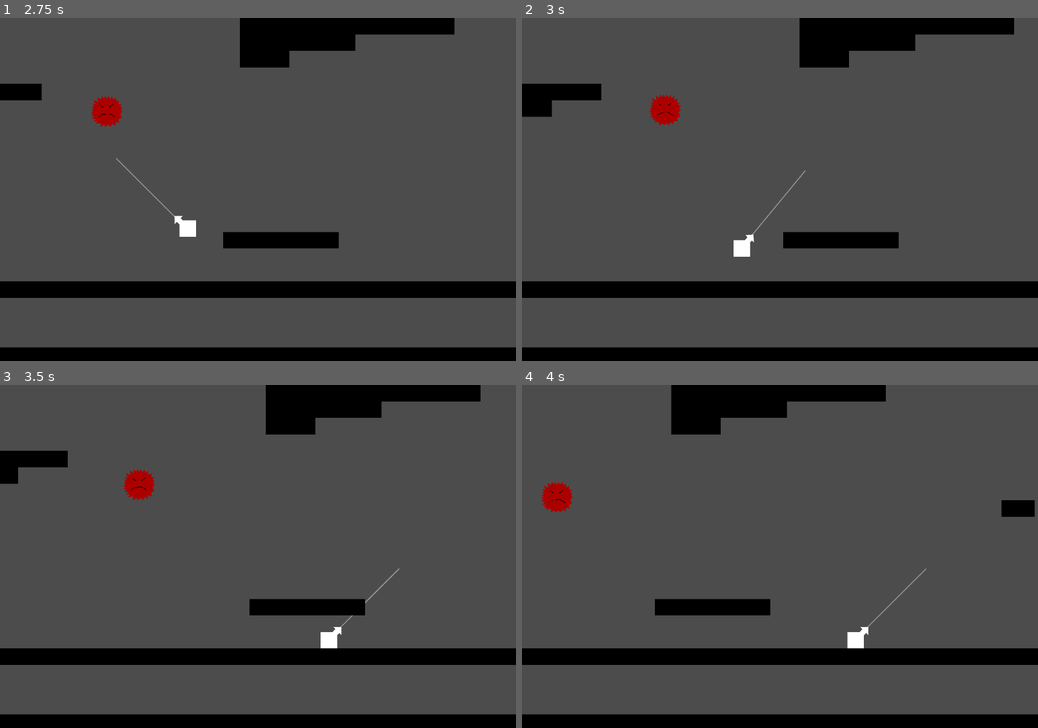
Above: before the commit, frames 1-4 (two rows, left to right).
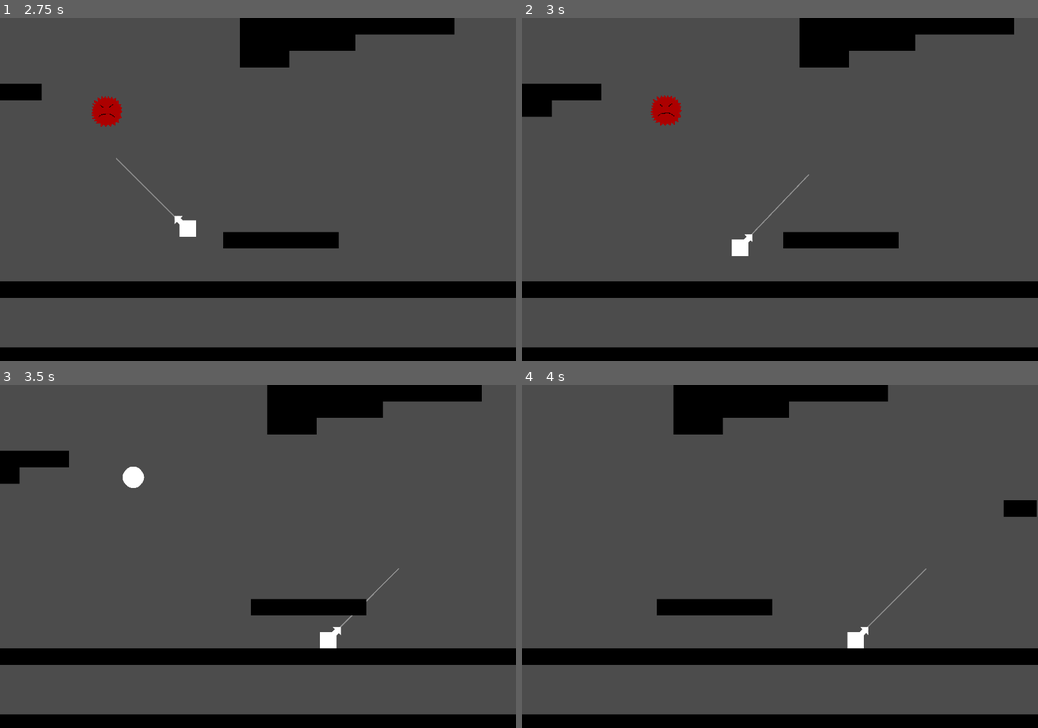
Above: after the commit, the same moments.

Repository: cjsweeten101/dws
Game: Godot game, scene res://Levels/TestingLevel.tscn
The game is run twice, just before and just after one commit, with the same random seed, the same clock (stepped at 60 frames per second) and the same inputs.
Inputs:
- Up to frame 1 (2.75 s): tap Enter (action) at 0.5, 0.6, 1.35, 2.1 s; hold D (right) 0.53-2.03 s; hold A (left) from 2.03 s (still down)
- Up to frame 2 (3 s): release A (left) at 2.78 s; hold D (right) from 2.78 s (still down); tap Enter (action) at 2.85 s
- Up to frame 3 (3.5 s): keep holding D (right)
- Up to frame 4 (4 s): keep holding D (right); tap Enter (action) at 3.6 s

Frame 1 is identical in both runs. In frame 2, 0.2% of the frame differs, in the area x 24-56%, y 22-70%; in frame 3, 0.6%, in the area x 3-94%, y 0-77%; in frame 4, 0.6%.

Commit message:
spiky shake then explode

Diff:
--- a/Enemies/SpikyFloaty.gd
+++ b/Enemies/SpikyFloaty.gd
@@ -10,6 +10,7 @@
 var acceleration = 75
 var proximity_tile_pos
 var dir
+var grappled = false
 
 #Need this boy to roam around randomly.
 #Basic Implemantion with a timer?
@@ -25,7 +26,8 @@
 	randomize()
 
 func _physics_process(delta):
-	move(delta)
+	if !grappled:
+		move(delta)
 
 func move(delta):
 	if $PauseTimer.is_stopped():
@@ -92,3 +94,12 @@
 func _on_Area2D_body_exited(body):
 	if body.is_in_group("tiles"):
 		proximity_tile_pos = null
+
+#Idea, pause when grappled.  Then shake a bit (anim), then explode (anim)
+func grapple_hit():
+	$AnimationPlayer.play("shake_anim")
+	grappled = true
+	current_speed = Vector2(0,0)
+
+func explode():
+	$AnimationPlayer.play("explosion_anim")
--- a/Enemies/SpikyFloaty.tscn
+++ b/Enemies/SpikyFloaty.tscn
@@ -1,19 +1,24 @@
-[gd_scene load_steps=5 format=2]
+[gd_scene load_steps=8 format=2]
 
 [ext_resource path="res://Enemies/SpikyFloaty.gd" type="Script" id=1]
 [ext_resource path="res://Enemies/temp_spiky_floaty.png" type="Texture" id=2]
+[ext_resource path="res://Enemies/explosion_temp.png" type="Texture" id=3]
+[ext_resource path="res://Enemies/explosion_anim.tres" type="Animation" id=4]
+[ext_resource path="res://Enemies/shake_anim.tres" type="Animation" id=5]
 
-[sub_resource type="CircleShape2D" id=1]
+[sub_resource type="CircleShape2D" id=3]
 
 custom_solver_bias = 0.0
-radius = 43.0116
+radius = 44.0454
 
 [sub_resource type="CircleShape2D" id=2]
 
 custom_solver_bias = 0.0
 radius = 93.6483
 
-[node name="SpikyFloaty" type="KinematicBody2D"]
+[node name="SpikyFloaty" type="KinematicBody2D" index="0" groups=[
+"enemies",
+]]
 
 input_pickable = false
 collision_layer = 4
@@ -26,11 +31,11 @@
 
 scale = Vector2( 1.4, 1.4 )
 texture = ExtResource( 2 )
-_sections_unfolded = [ "Transform" ]
+_sections_unfolded = [ "Transform", "Visibility" ]
 
 [node name="CollisionShape2D" type="CollisionShape2D" parent="." index="1"]
 
-shape = SubResource( 1 )
+shape = SubResource( 3 )
 
 [node name="MoveTimer" type="Timer" parent="." index="2"]
 
@@ -61,6 +66,24 @@
 
 shape = SubResource( 2 )
 
+[node name="ExplosionSprite" type="Sprite" parent="." index="5"]
+
+visible = false
+scale = Vector2( 1.5, 1.5 )
+texture = ExtResource( 3 )
+_sections_unfolded = [ "Transform", "Visibility" ]
+
+[node name="AnimationPlayer" type="AnimationPlayer" parent="." index="6"]
+
+root_node = NodePath("..")
+autoplay = ""
+playback_process_mode = 1
+playback_default_blend_time = 0.0
+playback_speed = 1.0
+anims/explosion_anim = ExtResource( 4 )
+anims/shake_anim = ExtResource( 5 )
+blend_times = [  ]
+
 [connection signal="timeout" from="MoveTimer" to="." method="_on_MoveTimer_timeout"]
 
 [connection signal="timeout" from="PauseTimer" to="." method="_on_PauseTimer_timeout"]
--- /dev/null
+++ b/Enemies/explosion_anim.tres
@@ -0,0 +1,58 @@
+[gd_resource type="Animation" format=2]
+
+[resource]
+
+resource_name = "explosion_anim"
+length = 0.2
+loop = false
+step = 0.1
+tracks/0/type = "value"
+tracks/0/path = NodePath("ExplosionSprite:scale")
+tracks/0/interp = 1
+tracks/0/loop_wrap = true
+tracks/0/imported = false
+tracks/0/enabled = true
+tracks/0/keys = {
+"times": PoolRealArray( 0, 0.1, 0.2 ),
+"transitions": PoolRealArray( 1, 1, 1 ),
+"update": 0,
+"values": [ Vector2( 0.25, 0.25 ), Vector2( 0.7, 0.7 ), Vector2( 1.5, 1.5 ) ]
+}
+tracks/1/type = "value"
+tracks/1/path = NodePath("Sprite:visible")
+tracks/1/interp = 1
+tracks/1/loop_wrap = true
+tracks/1/imported = false
+tracks/1/enabled = true
+tracks/1/keys = {
+"times": PoolRealArray( 0 ),
+"transitions": PoolRealArray( 1 ),
+"update": 1,
+"values": [ false ]
+}
+tracks/2/type = "value"
+tracks/2/path = NodePath("ExplosionSprite:visible")
+tracks/2/interp = 1
+tracks/2/loop_wrap = true
+tracks/2/imported = false
+tracks/2/enabled = true
+tracks/2/keys = {
+"times": PoolRealArray( 0 ),
+"transitions": PoolRealArray( 1 ),
+"update": 1,
+"values": [ true ]
+}
+tracks/3/type = "method"
+tracks/3/path = NodePath(".")
+tracks/3/interp = 1
+tracks/3/loop_wrap = true
+tracks/3/imported = false
+tracks/3/enabled = true
+tracks/3/keys = {
+"times": PoolRealArray( 0.2 ),
+"transitions": PoolRealArray( 1 ),
+"values": [ {
+"args": [  ],
+"method": "queue_free"
+} ]
+}
--- /dev/null
+++ b/Enemies/shake.tres
@@ -0,0 +1,20 @@
+[gd_resource type="Animation" format=2]
+
+[resource]
+
+resource_name = "shake"
+length = 0.5
+loop = false
+step = 0.1
+tracks/0/type = "value"
+tracks/0/path = NodePath("Sprite:position")
+tracks/0/interp = 1
+tracks/0/loop_wrap = true
+tracks/0/imported = false
+tracks/0/enabled = true
+tracks/0/keys = {
+"times": PoolRealArray( 0, 0.1, 0.2, 0.3, 0.4, 0.5 ),
+"transitions": PoolRealArray( 1, 1, 1, 1, 1, 1 ),
+"update": 0,
+"values": [ Vector2( 0, 0 ), Vector2( 1, 0 ), Vector2( 0, 0 ), Vector2( 1, 0 ), Vector2( 0, 0 ), Vector2( 1, 0 ) ]
+}
--- /dev/null
+++ b/Enemies/shake_anim.tres
@@ -0,0 +1,34 @@
+[gd_resource type="Animation" format=2]
+
+[resource]
+
+resource_name = "shake_anim"
+length = 0.5
+loop = false
+step = 0.1
+tracks/0/type = "value"
+tracks/0/path = NodePath("Sprite:position")
+tracks/0/interp = 1
+tracks/0/loop_wrap = true
+tracks/0/imported = false
+tracks/0/enabled = true
+tracks/0/keys = {
+"times": PoolRealArray( 0, 0.1, 0.2, 0.3, 0.4, 0.5 ),
+"transitions": PoolRealArray( 1, 1, 1, 1, 1, 1 ),
+"update": 0,
+"values": [ Vector2( -4, 0 ), Vector2( 4, 0 ), Vector2( -4, 0 ), Vector2( 4, 0 ), Vector2( -4, 0 ), Vector2( 4, 0 ) ]
+}
+tracks/1/type = "method"
+tracks/1/path = NodePath(".")
+tracks/1/interp = 1
+tracks/1/loop_wrap = true
+tracks/1/imported = false
+tracks/1/enabled = true
+tracks/1/keys = {
+"times": PoolRealArray( 0.5 ),
+"transitions": PoolRealArray( 1 ),
+"values": [ {
+"args": [  ],
+"method": "explode"
+} ]
+}
--- a/Player/Player.gd
+++ b/Player/Player.gd
@@ -49,6 +49,8 @@
 	if Input.is_action_just_pressed("action") and !grappled and grapple_cooled_down:
 		#If grapple collides with _anything_ grapple that shit
 		if $GrappleCast.is_colliding():
+			if $GrappleCast.get_collider().is_in_group("enemies"):
+				$GrappleCast.get_collider().grapple_hit()
 			set_grappled(true)
 		else:
 			draw_miss()
@@ -106,7 +108,8 @@
 func check_for_break():
 	if $GrappleCast.is_colliding():
 		if $GrappleCast.get_collision_point().round() != grapple_point.round():
-			set_grappled(false)
+			pass
+			#set_grappled(false)
 
 func set_grappled(booly):
 	if booly == true:
--- a/Player/Player.tscn
+++ b/Player/Player.tscn
@@ -11,7 +11,7 @@
 custom_solver_bias = 0.0
 extents = Vector2( 24, 24 )
 
-[node name="Player" type="KinematicBody2D" index="0"]
+[node name="Player" type="KinematicBody2D"]
 
 input_pickable = false
 collision_layer = 1024
--- a/project.godot
+++ b/project.godot
@@ -20,6 +20,27 @@
 window/size/height=1000
 window/size/resizable=false
 
+[importer_defaults]
+
+texture={
+"compress/hdr_mode": 0,
+"compress/lossy_quality": 0.7,
+"compress/mode": 0,
+"compress/normal_map": 0,
+"detect_3d": false,
+"flags/anisotropic": false,
+"flags/filter": false,
+"flags/mipmaps": false,
+"flags/repeat": 0,
+"flags/srgb": 2,
+"process/HDR_as_SRGB": false,
+"process/fix_alpha_border": true,
+"process/premult_alpha": false,
+"size_limit": 0,
+"stream": false,
+"svg/scale": 1.0
+}
+
 [input]
 
 right=[ Object(InputEventKey,"resource_local_to_scene":false,"resource_name":"","device":0,"alt":false,"shift":false,"control":false,"meta":false,"command":false,"pressed":false,"scancode":68,"unicode":0,"echo":false,"script":null)
Binary file added: Enemies/explosion_temp.png
Not shown, added: Enemies/explosion_temp.png.import
